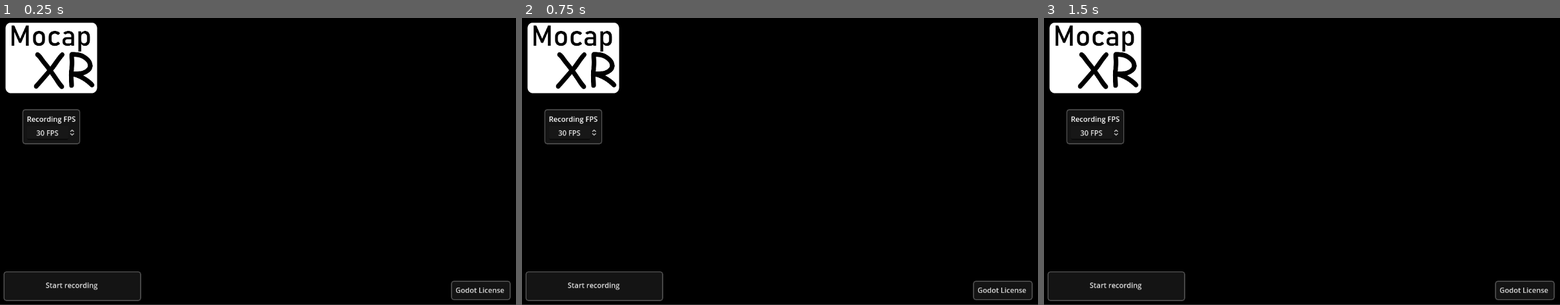
Above: before the commit, frames 1-3 (left to right).
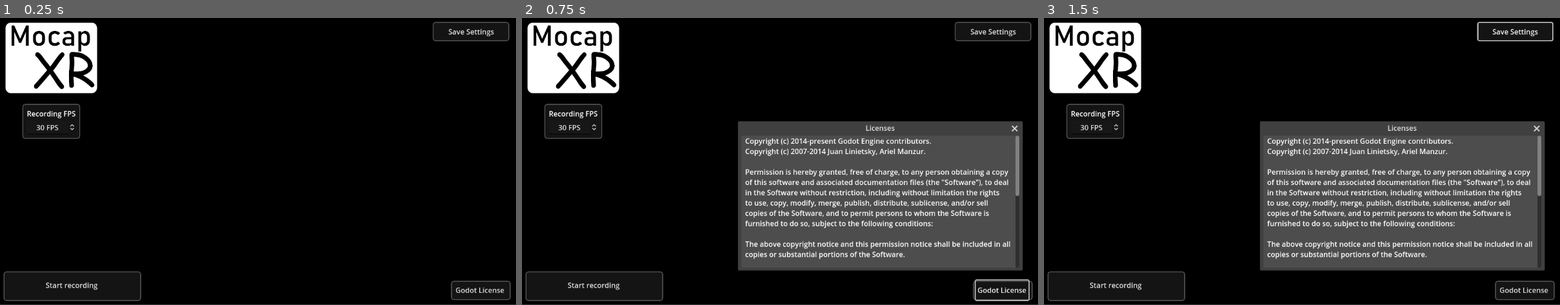
Above: after the commit, the same moments.

Repository: OceanOC/mocapxr
Game: Godot game, scene res://menu.tscn
Same seed, same stepped clock (60 frames per second), same inputs: the game is played once before the commit and once after it.
Inputs (mouse positions are in pixels of both pictures, inside the frame that each line leads up to):
- Up to frame 1 (0.25 s): no input
- Up to frame 2 (0.75 s): click "Godot License" at 0.5 s
- Up to frame 3 (1.5 s): click (1513, 32) at 1.25 s, where only the run after the commit has a clickable "Save Settings"

The runs differ from the first frame. In frame 1, 0.8% of the frame differs, in the area x 4-99%, y 1-45%; in frame 2, 30%, in the area x 4-99%, y 1-99%; in frame 3, 30%.

Commit message:
Add config file, Add no HMD connected warning message

Diff:
--- /dev/null
+++ b/CfgHandler.gd
@@ -0,0 +1,36 @@
+extends Node
+
+var config = ConfigFile.new()
+const config_filepath = "user://config.ini"
+
+# Called when the node enters the scene tree for the first time.
+func _ready() -> void:
+	if (!FileAccess.file_exists(config_filepath)):
+		config.set_value("output", "recfps",  30)
+		config.set_value("gui", "showrectimer",  false)
+
+		config.save(config_filepath)
+	else:
+		config.load(config_filepath)
+	pass # Replace with function body.
+
+func save_cfg():
+	config.save(config_filepath)
+
+func save_output_setting(key: String, value):
+	config.set_value("output", key, value)
+
+func load_output_settings():
+	var out_settings = {}
+	for key in config.get_section_keys("output"):
+		out_settings[key] = config.get_value("output", key)
+	return out_settings
+
+func save_gui_setting(key: String, value):
+	config.set_value("gui", key, value)
+
+func load_gui_settings():
+	var out_settings = {}
+	for key in config.get_section_keys("gui"):
+		out_settings[key] = config.get_value("gui", key)
+	return out_settings
--- a/main.gd
+++ b/main.gd
@@ -8,7 +8,37 @@
 @onready var RH = get_node("SubViewport/XROrigin3D/RHand")
 @onready var Hed = get_node("SubViewport/XROrigin3D/XRCamera3D")
 @onready var vern = get_node("Label")
-@onready var headmdl = get_node("headset")
+
+var template = """HIERARCHY
+  ROOT chest
+  {
+	OFFSET 0.0 0.0 0.0
+	CHANNELS 6 Xposition Yposition Zposition Zrotation Xrotation Yrotation
+  {
+	OFFSET 0.000000 0.000000 0.800000
+	CHANNELS 6 Xrotation Yrotation Zrotation Xposition Yposition Zposition
+
+  JOINT Head
+	{
+	  OFFSET 0.000000 0.000000 0.000000
+	  CHANNELS 6 Xrotation Yrotation Zrotation Xposition Yposition Zposition
+	}
+JOINT hand_L
+	{
+	  OFFSET 0.000000 0.000000 0.000000
+	  CHANNELS 6 Xrotation Yrotation Zrotation Xposition Yposition Zposition
+	}
+  JOINT hand_R
+	{
+	  OFFSET 0.000000 0.000000 0.000000
+	  CHANNELS 6 Xrotation Yrotation Zrotation Xposition Yposition Zposition
+	}
+}
+MOTION
+Frames: 1
+Frame Time: %s
+""" % str(sets.bvhms / 1000)
+#Frame Time: 0.0333333
 
 var temp = template
 
@@ -27,9 +57,10 @@
 		get_viewport().use_xr = true
 	else:
 		print("OpenXR not initialized, please check if your headset is connected")
+		vern.set_text("OpenXR failed to start.\nPlease check if your HMD is connected.")
 
 
-	vern.set_text(sets.version)
+
 	get_tree().set_auto_accept_quit(false)
 	#print(template)
 	pass # Replace with function body.
@@ -42,7 +73,6 @@
 	if time_accum >= (sets.bvhms / 1000):  # 33.33333 ms
 		temp += do_motionframe()
 		time_accum = 0.0  # Reset the accumulated time
-		headmdl.global_position = Hed.global_position
 
 
 	pass
@@ -82,34 +112,3 @@
 		file.store_string(temp)
 		get_tree().quit()
 	pass # Replace with function body.
-
-var template = """HIERARCHY
-  ROOT chest
-  {
-	OFFSET 0.0 0.0 0.0
-	CHANNELS 6 Xposition Yposition Zposition Zrotation Xrotation Yrotation
-  {
-	OFFSET 0.000000 0.000000 0.800000
-	CHANNELS 6 Xrotation Yrotation Zrotation Xposition Yposition Zposition
-
-  JOINT Head
-	{
-	  OFFSET 0.000000 0.000000 0.000000
-	  CHANNELS 6 Xrotation Yrotation Zrotation Xposition Yposition Zposition
-	}
-JOINT hand_L
-	{
-	  OFFSET 0.000000 0.000000 0.000000
-	  CHANNELS 6 Xrotation Yrotation Zrotation Xposition Yposition Zposition
-	}
-  JOINT hand_R
-	{
-	  OFFSET 0.000000 0.000000 0.000000
-	  CHANNELS 6 Xrotation Yrotation Zrotation Xposition Yposition Zposition
-	}
-}
-MOTION
-Frames: 1
-Frame Time: %s
-""" % str(sets.bvhms / 1000)
-#Frame Time: 0.0333333
--- a/main.tscn
+++ b/main.tscn
@@ -64,11 +64,18 @@
 texture = ExtResource("5_y74ii")
 
 [node name="Label" type="Label" parent="."]
-offset_left = 984.0
-offset_top = 609.0
-offset_right = 1149.0
-offset_bottom = 645.0
-theme_override_font_sizes/font_size = 26
+anchors_preset = 8
+anchor_left = 0.5
+anchor_top = 0.5
+anchor_right = 0.5
+anchor_bottom = 0.5
+offset_left = -244.0
+offset_top = -37.5
+offset_right = 244.0
+offset_bottom = 37.5
+grow_horizontal = 2
+grow_vertical = 2
+theme_override_font_sizes/font_size = 30
 
 [connection signal="button_pressed" from="SubViewport/XROrigin3D/LHand" to="." method="_on_L_hand_button_pressed"]
 
--- a/menu.gd
+++ b/menu.gd
@@ -2,11 +2,15 @@
 
 @onready var fdiag = get_node("FileDialog")
 @onready var lwin = get_node("Window")
+@onready var recfps_spinbox = get_node("Sets/Settings/HBoxContainer/RecFPS/VBoxContainer/SpinBox")
 var fps = 30
 var sets = Bvhsets
 
 # Called when the node enters the scene tree for the first time.
 func _ready() -> void:
+	var vid_settings = CfgHandler.load_output_settings()
+	recfps_spinbox.value = vid_settings.recfps
+
 	pass # Replace with function body.
 
 
@@ -17,8 +21,6 @@
 
 func _on_start_pressed() -> void:
 	fdiag.visible = true
-	pass # Replace with function body.
-
 
 func _on_file_dialog_file_selected(path: String) -> void:
 	sets.bvhfile = path
@@ -27,24 +29,25 @@
 	fdiag.visible = false
 	get_tree().change_scene_to_file("res://main.tscn")
 
-	pass # Replace with function body.
 
 
 func _on_spin_box_value_changed(value: float) -> void:
+	CfgHandler.save_output_setting("recfps", value)
 	fps = value
-	pass # Replace with function body.
 
 
 func _on_license_button_pressed() -> void:
 	lwin.visible = true
-	pass # Replace with function body.
 
 
 func _on_window_close_requested() -> void:
 	lwin.visible = false
-	pass # Replace with function body.
 
 
 func _on_file_dialog_close_requested() -> void:
 	fdiag.visible = false
+
+
+func _on_save_setting_pressed() -> void:
+	CfgHandler.save_cfg()
 	pass # Replace with function body.
--- a/menu.tscn
+++ b/menu.tscn
@@ -59,6 +59,13 @@
 offset_bottom = 627.0
 theme_override_styles/panel = SubResource("StyleBoxFlat_hyy0b")
 
+[node name="Panel4" type="Panel" parent="."]
+offset_left = 976.0
+offset_top = 26.0
+offset_right = 1127.0
+offset_bottom = 49.0
+theme_override_styles/panel = SubResource("StyleBoxFlat_hyy0b")
+
 [node name="Button" type="Button" parent="."]
 offset_left = 13.0
 offset_top = 575.0
@@ -79,6 +86,14 @@
 dialog_close_on_escape = false
 access = 2
 filters = PackedStringArray("*.bvh; BioVision Hierachy")
+
+[node name="Button3" type="Button" parent="."]
+offset_left = 970.0
+offset_top = 18.0
+offset_right = 1135.0
+offset_bottom = 57.0
+text = "Save Settings"
+flat = true
 
 [node name="Button2" type="Button" parent="."]
 offset_left = 1013.0
@@ -125,14 +140,14 @@
   "
 
 [node name="Sets" type="Control" parent="."]
-custom_minimum_size = Vector2(1152, 658)
 layout_mode = 3
 anchors_preset = 14
 anchor_top = 0.5
 anchor_right = 1.0
 anchor_bottom = 0.5
+offset_top = 97.0
 offset_right = 1152.0
-offset_bottom = 658.0
+offset_bottom = 537.36
 grow_horizontal = 2
 grow_vertical = 2
 
@@ -174,6 +189,7 @@
 min_value = 1.0
 max_value = 320.0
 value = 30.0
+rounded = true
 alignment = 1
 suffix = "FPS"
 select_all_on_focus = true
@@ -204,6 +220,7 @@
 [connection signal="pressed" from="Button" to="." method="_on_start_pressed"]
 [connection signal="close_requested" from="FileDialog" to="." method="_on_file_dialog_close_requested"]
 [connection signal="file_selected" from="FileDialog" to="." method="_on_file_dialog_file_selected"]
+[connection signal="pressed" from="Button3" to="." method="_on_save_setting_pressed"]
 [connection signal="pressed" from="Button2" to="." method="_on_license_button_pressed"]
 [connection signal="close_requested" from="Window" to="." method="_on_window_close_requested"]
 [connection signal="value_changed" from="Sets/Settings/HBoxContainer/RecFPS/VBoxContainer/SpinBox" to="." method="_on_spin_box_value_changed"]
--- a/project.godot
+++ b/project.godot
@@ -21,6 +21,7 @@
 [autoload]
 
 Bvhsets="*res://sets.gd"
+CfgHandler="*res://CfgHandler.gd"
 
 [display]
 
--- a/sets.gd
+++ b/sets.gd
@@ -3,6 +3,7 @@
 var bvhfps = 30
 var bvhms = 1000.0 / bvhfps
 var bvhfile: String = "unnamed.bvh"
+var bvhtemplate = ""
 
 # Called when the node enters the scene tree for the first time.
 func _ready() -> void:
